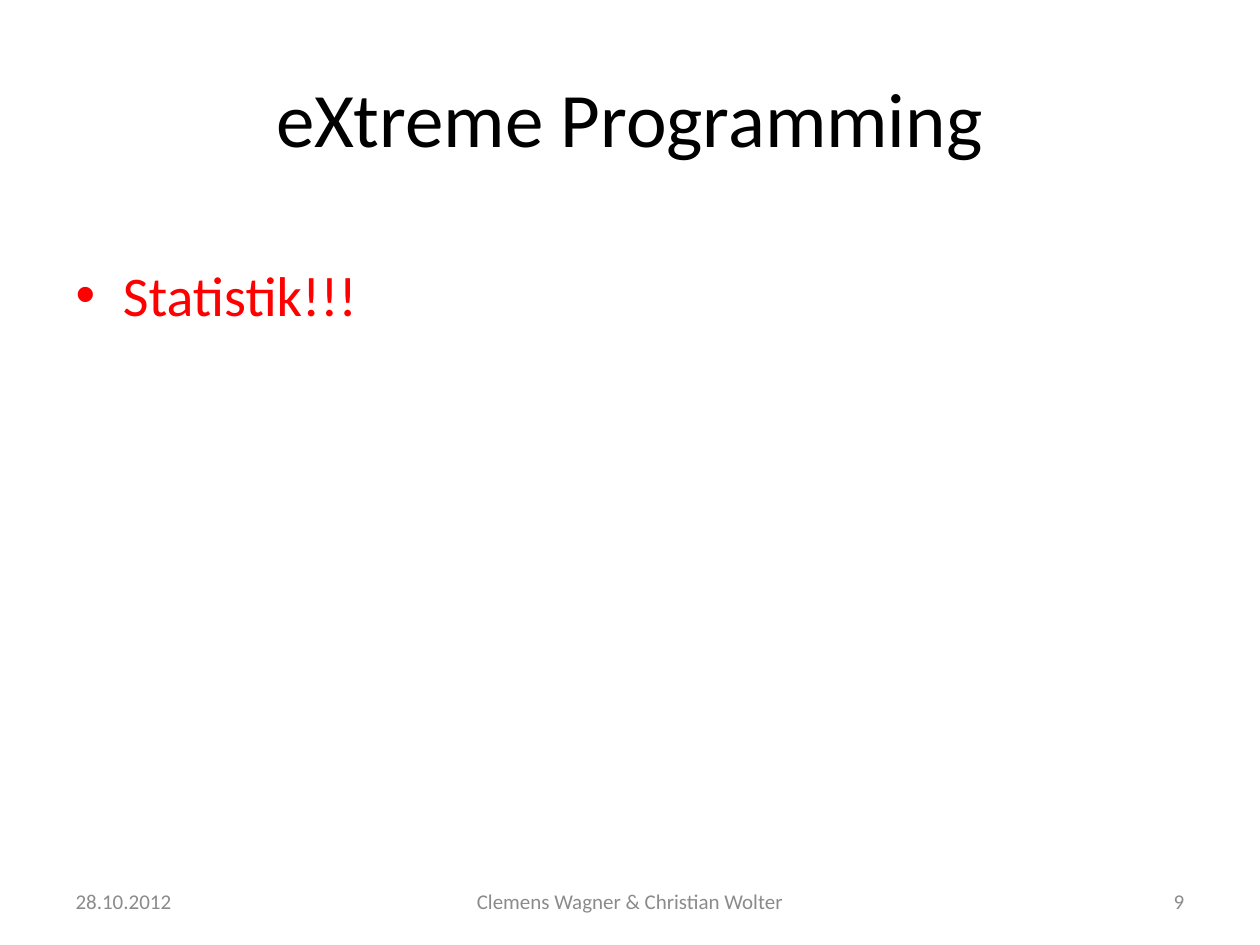
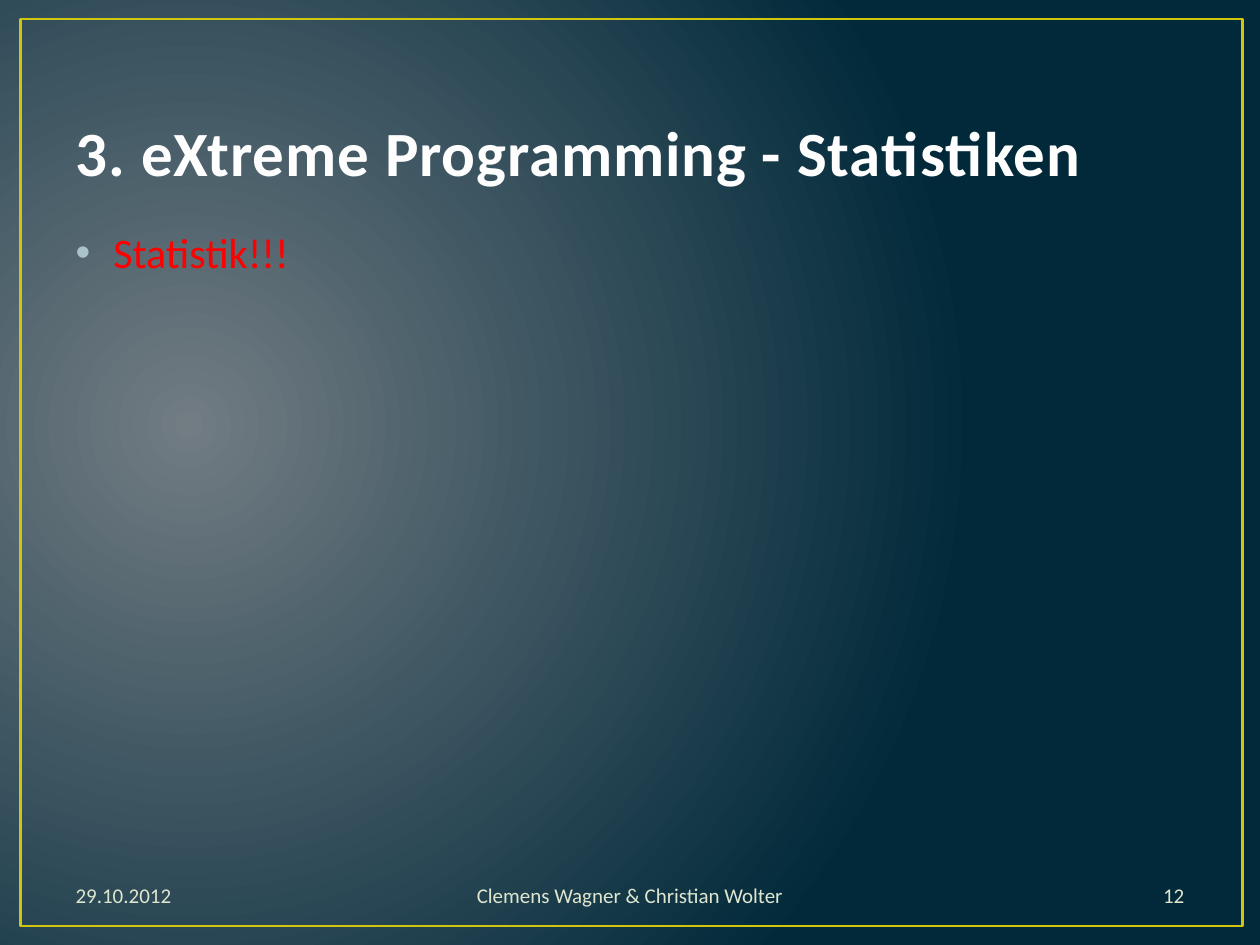
Before and after one commit to dev693/ants, a slide deck: slide 12 of Ants/src/doku/präsentation.pptx (slide 9 before the commit). Drawn at 1260x945 pixels with LibreOffice and Linux fonts; fonts in the diff are those of the drawing. Boxes give left, top, right and bottom in pixels: in the first picture for what was removed or moved away, otherwise in the second. Text is boxed around its words. In the diff, an @@ line names an element or a change of style, - is before the commit and + after.

Commit message:
Präsentation Style anpassungen. Abschnittsüberschriften geändert. Farben geändert

```diff
--- a/Ants/src/doku/präsentation.pptx
+++ b/Ants/src/doku/präsentation.pptx
@@ background #FFFFFF to gradient #717C84 to #01293A @@
@@ rectangle added at (x1=20, y1=19, x2=1242, y2=926), outline #CFC60D 1.5 pt @@
@@ title "3. eXtreme Programming - Statistiken" at (x1=76, y1=131, x2=1080, y2=187): vertical alignment middle to bottom @@
@@ title at (x1=76, y1=131, x2=1080, y2=187): text changed; size 44 to 36 pt; text colour #000000 to #FEFEFE; bold on @@
-eXtreme Programming
+3. eXtreme Programming - Statistiken
@@ text "Statistik!!!" at (x1=113, y1=239, x2=288, y2=269): size 32 to 24 pt; indent changed; line spacing 1.5 to 1; less space between paragraphs @@
@@ text "Clemens Wagner & Christian Wolter" at (x1=477, y1=888, x2=782, y2=907): text colour #8C8C8C to #DFE6D0 @@
@@ text at (x1=76, y1=889, x2=172, y2=903): text changed; text colour #8C8C8C to #DFE6D0 @@
-28.10.2012
+29.10.2012
@@ page number at (x1=1163, y1=889, x2=1184, y2=903): text changed; text colour #8C8C8C to #DFE6D0 @@
-9
+12
```
Also in this commit, not shown: 14 other slides changed, 6 slides added, 1 slide removed, 4 other files.
